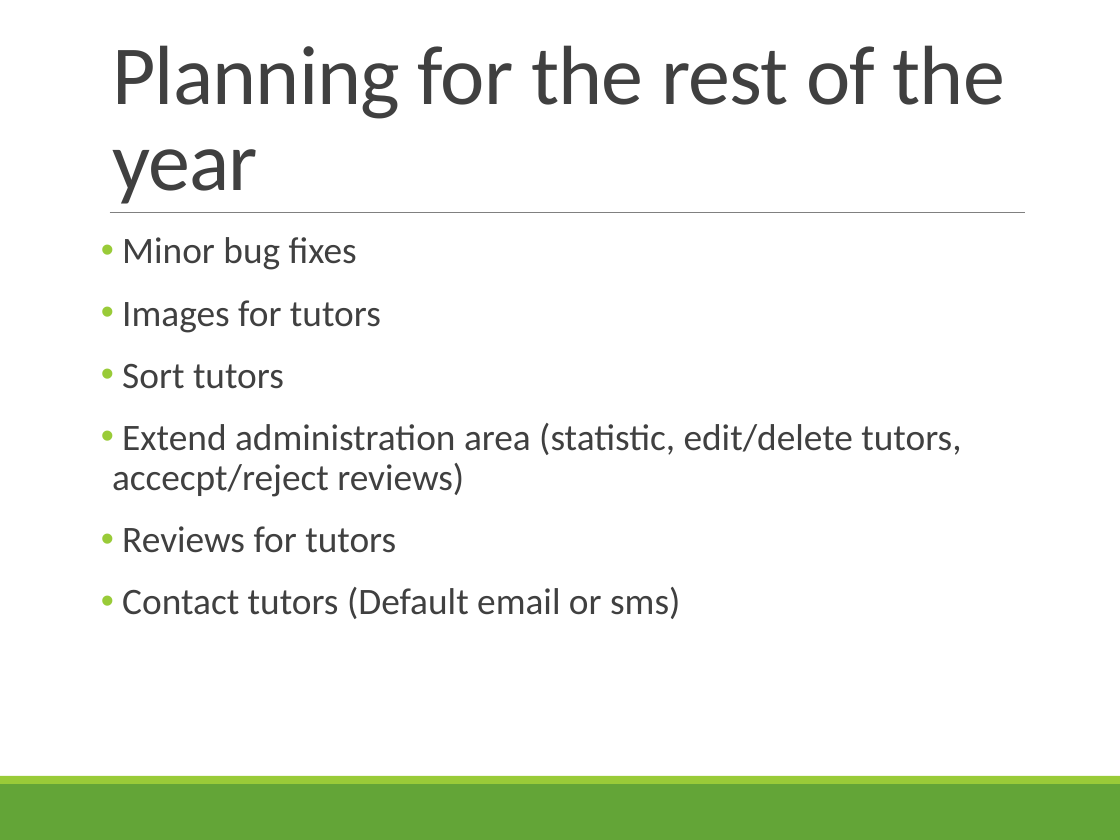
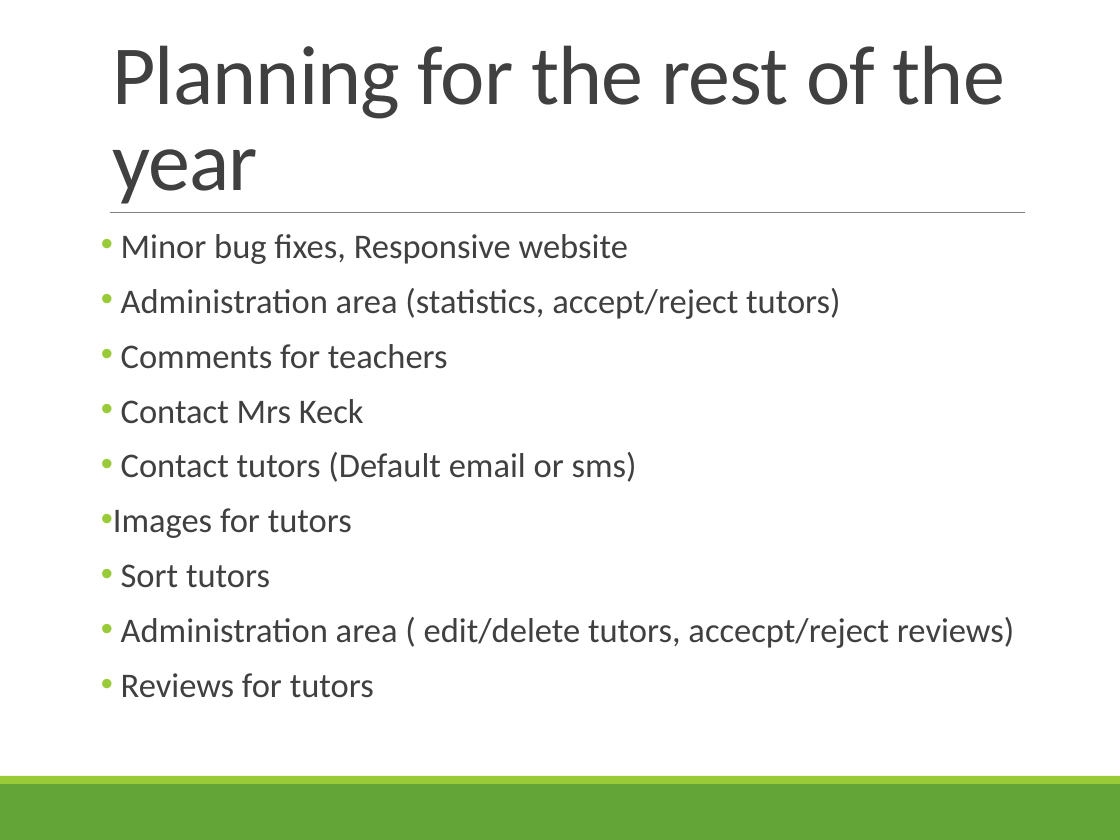
Before and after one commit to Eva0410/Nachhilfeboerse, a slide deck: slide 6 of 05_ReleaseDocs/Initial Release_3_10_2017/Presentation.pptx. Drawn at 1120x840 pixels with LibreOffice and Linux fonts; fonts in the diff are those of the drawing. Boxes give left, top, right and bottom in pixels: in the first picture for what was removed or moved away, otherwise in the second. Text is boxed around its words. In the diff, an @@ line names an element or a change of style, - is before the commit and + after.

```diff
--- a/05_ReleaseDocs/Initial Release_3_10_2017/Presentation.pptx
+++ b/05_ReleaseDocs/Initial Release_3_10_2017/Presentation.pptx
@@ text at bbox=[121, 234, 841, 482]: text changed; size 24 to 22.2 pt @@
-• Minor bug fixes
+• Minor bug fixes, Responsive website
+• Administration area (statistics, accept/reject tutors)
+• Comments for teachers
+• Contact Mrs Keck
+• Contact tutors (Default email or sms)
@@ text at bbox=[113, 508, 374, 698]: size 24 to 22.2 pt in "Images for tutors", "Sort tutors", "Reviews for tutors"; line spacing 0.9 to 0.8 @@
@@ text at bbox=[122, 587, 680, 619]: paragraph removed @@
-• Contact tutors (Default email or sms)
@@ text at bbox=[121, 617, 1014, 648]: text changed; size 24 to 22.2 pt @@
-• Extend administration area (statistic, edit/delete tutors, accecpt/reject reviews)
+• Administration area ( edit/delete tutors, accecpt/reject reviews)
```
Also in this commit, not shown: 37 other files.
